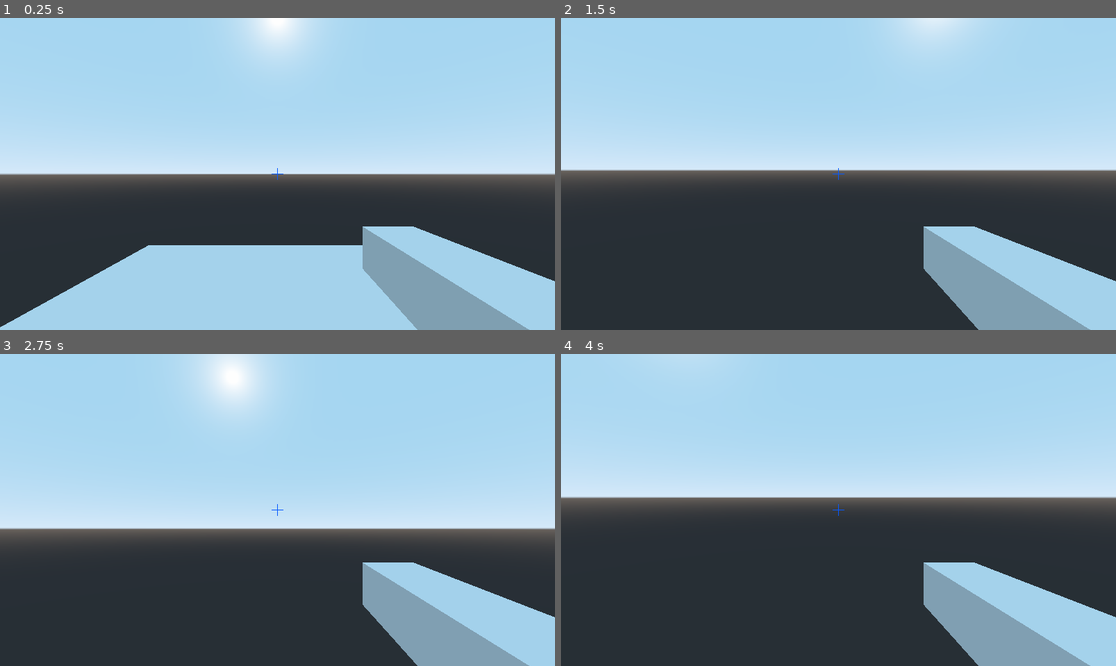
Above: before the commit, frames 1-4 (two rows, left to right).
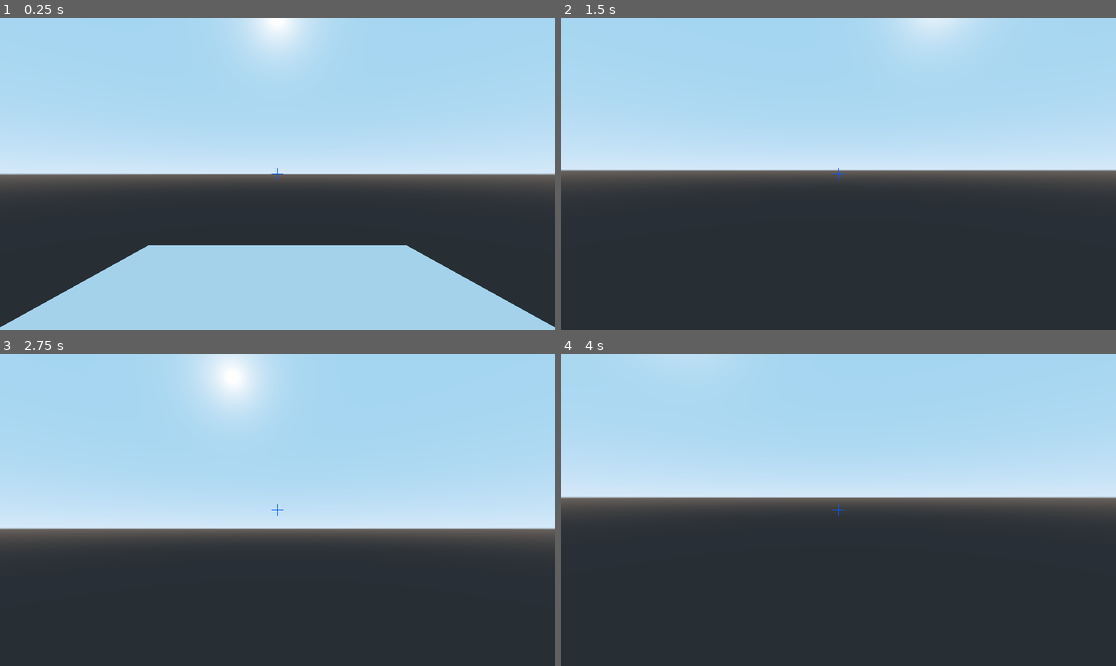
Above: after the commit, the same moments.

Repository: TheNoobBOBXD/Game2021
Game: Godot game, scene res://Scenes/World.tscn
Two runs of this game, one before a commit and one after it. Both use one fixed random seed, a clock stepped at 60 frames per second and the inputs below.
Inputs (mouse positions are in pixels of both pictures, inside the frame that each line leads up to):
- Up to frame 1 (0.25 s): no input
- Up to frame 2 (1.5 s): move the mouse to (866, 174) at 0.52 s; hold W (move_forward) from 0.53 s (still down); click (866, 174) at 0.6 s; tap Space (jump) at 0.77, 0.8, 1.07, 1.35 s; move the mouse to (810, 174) at 1.27 s
- Up to frame 3 (2.75 s): keep holding W (move_forward); tap Space (jump) at 1.52, 1.82, 2.3 s; click (249, 510) at 1.55 s; tap Enter at 2 s; move the mouse to (288, 503) at 2.02 s; click (288, 503) at 2.1 s
- Up to frame 4 (4 s): keep holding W (move_forward); tap Space (jump) at 2.75, 3.02, 3.32, 3.6, 3.77 s; move the mouse to (832, 516) at 2.77 s; click (832, 516) at 2.85 s; tap Enter at 3.5 s; move the mouse to (877, 513) at 3.52 s

The runs differ from the first frame. In frame 1, 7.2% of the frame differs, in the area x 65-100%, y 66-100%; in frame 2, 8.3%; in frame 3, 8.3%; in frame 4, 8.3%.

Commit message:
Restarted v1
movement nothin else

Diff:
--- /dev/null
+++ b/PrisonEscape3D/Player/FPSscript.gd
@@ -0,0 +1,53 @@
+extends KinematicBody
+
+export var speed = 10
+export var acceleration = 5
+export var gravity = 0.98
+export var jump_power = 30
+export var mouse_sensitivity = 0.25
+
+onready var head = $Head
+onready var camera = $Head/Camera
+
+var velocity = Vector3()
+var camera_x_rotation = 0
+
+func _ready():
+	Input.set_mouse_mode(Input.MOUSE_MODE_CAPTURED)
+
+func _input(event):
+	if event is InputEventMouseMotion:
+		head.rotate_y(deg2rad(-event.relative.x * mouse_sensitivity))
+
+		var x_delta = event.relative.y * mouse_sensitivity
+		if camera_x_rotation + x_delta > -90 and camera_x_rotation + x_delta < 90:
+			camera.rotate_x(deg2rad(-x_delta))
+			camera_x_rotation += x_delta
+
+func _process(delta):
+	if Input.is_action_just_pressed("ui_cancel"):
+		Input.set_mouse_mode(Input.MOUSE_MODE_VISIBLE)
+
+func _physics_process(delta):
+	var head_basis = head.get_global_transform().basis
+
+	var direction = Vector3()
+	if Input.is_action_pressed("move_forward"):
+		direction -= head_basis.z
+	elif Input.is_action_pressed("move_backward"):
+		direction += head_basis.z
+
+	if Input.is_action_pressed("move_left"):
+		direction -= head_basis.x
+	elif Input.is_action_pressed("move_right"):
+		direction += head_basis.x
+
+	direction = direction.normalized()
+
+	velocity = velocity.linear_interpolate(direction * speed, acceleration * delta)
+	velocity.y -= gravity
+
+	if Input.is_action_just_pressed("jump") and is_on_floor():
+		velocity.y += jump_power
+
+	velocity = move_and_slide(velocity, Vector3.UP)
--- a/PrisonEscape3D/Player/Player.tscn
+++ b/PrisonEscape3D/Player/Player.tscn
@@ -2,6 +2,7 @@
 
 [ext_resource path="res://Player/Player.gd" type="Script" id=1]
 [ext_resource path="res://crosshair.png" type="Texture" id=2]
+[ext_resource path="res://Player/Weapon.gd" type="Script" id=3]
 
 [sub_resource type="CapsuleShape" id=1]
 radius = 0.75
@@ -10,9 +11,6 @@
 [sub_resource type="CapsuleMesh" id=2]
 radius = 0.75
 mid_height = 1.25
-
-[sub_resource type="CubeMesh" id=3]
-size = Vector3( 1.945, 1.601, 1.612 )
 
 [node name="Player" type="KinematicBody"]
 script = ExtResource( 1 )
@@ -31,18 +29,6 @@
 
 [node name="Camera" type="Camera" parent="Head"]
 
-[node name="AimCast" type="RayCast" parent="Head/Camera"]
-enabled = true
-cast_to = Vector3( 0, 0, -100 )
-
-[node name="Gun" type="MeshInstance" parent="Head/Camera"]
-transform = Transform( 0.1, 0, 0, 0, 0.1, 0, 0, 0, 0.580604, 0.421545, -0.280699, -0.380368 )
-mesh = SubResource( 3 )
-material/0 = null
-
-[node name="Muzzle" type="Spatial" parent="Head/Camera/Gun"]
-transform = Transform( 1, 0, 0, 0, 1, 0, 0, 0, 1, 0, 0, -0.938229 )
-
 [node name="TextureRect" type="TextureRect" parent="Head/Camera"]
 margin_left = 940.0
 margin_top = 520.0
@@ -52,3 +38,10 @@
 __meta__ = {
 "_edit_use_anchors_": false
 }
+
+[node name="RayCast" type="RayCast" parent="Head/Camera"]
+enabled = true
+cast_to = Vector3( 0, 0, -100 )
+
+[node name="Weapon" type="Node" parent="."]
+script = ExtResource( 3 )
--- /dev/null
+++ b/PrisonEscape3D/Player/Weapon.gd
@@ -0,0 +1,17 @@
+extends Node
+
+export var fire_rate = 0.5
+export var clip_size = 5
+export var reload_rate = 1
+
+var current_ammo = clip_size
+var can_fire = true
+
+func _process(delta):
+	if Input.is_action_just_pressed("primary_fire") and can_fire:
+		#this code fire theweapon
+
+		print("fired weapon")
+		can_fire = false
+
+		yield(get_tree().create_timer(fire_rate), "timeout")
--- a/PrisonEscape3D/Scenes/World.tscn
+++ b/PrisonEscape3D/Scenes/World.tscn
@@ -1,7 +1,7 @@
 [gd_scene load_steps=5 format=2]
 
 [ext_resource path="res://Player/Player.tscn" type="PackedScene" id=1]
-[ext_resource path="res://Enemy/BadGuy.tscn" type="PackedScene" id=2]
+[ext_resource path="res://Player/FPSscript.gd" type="Script" id=3]
 
 [sub_resource type="CubeMesh" id=1]
 
@@ -11,12 +11,9 @@
 [node name="World" type="Spatial"]
 transform = Transform( 1.41337, 0, 0, 0, 1.41337, 0, 0, 0, 1.41337, 0, 0, 0 )
 
-[node name="BadGuy" parent="." groups=[
-"Enemy",
-] instance=ExtResource( 2 )]
-transform = Transform( 0.983239, 0, 0, 0, 0.983239, 0, 0, 0, 0.983239, 0, 0, 3.77312 )
-
 [node name="Player" parent="." instance=ExtResource( 1 )]
+script = ExtResource( 3 )
+jump_power = 25
 
 [node name="Ground" type="MeshInstance" parent="."]
 transform = Transform( 4.33049, 0, 0, 0, 1, 0, 0, 0, 7.49283, 0, -3.46254, 0 )
--- a/PrisonEscape3D/project.godot
+++ b/PrisonEscape3D/project.godot
@@ -52,7 +52,7 @@
 "events": [ Object(InputEventKey,"resource_local_to_scene":false,"resource_name":"","device":0,"alt":false,"shift":false,"control":false,"meta":false,"command":false,"pressed":false,"scancode":32,"unicode":0,"echo":false,"script":null)
  ]
 }
-fire={
+primary_fire={
 "deadzone": 0.5,
 "events": [ Object(InputEventMouseButton,"resource_local_to_scene":false,"resource_name":"","device":0,"alt":false,"shi …(212 unchanged characters)…
  ]
Renamed: PrisonEscape3D/Enemy/BadGuy.tscn -> PrisonEscape3D/Enemy/Fail.tscn
